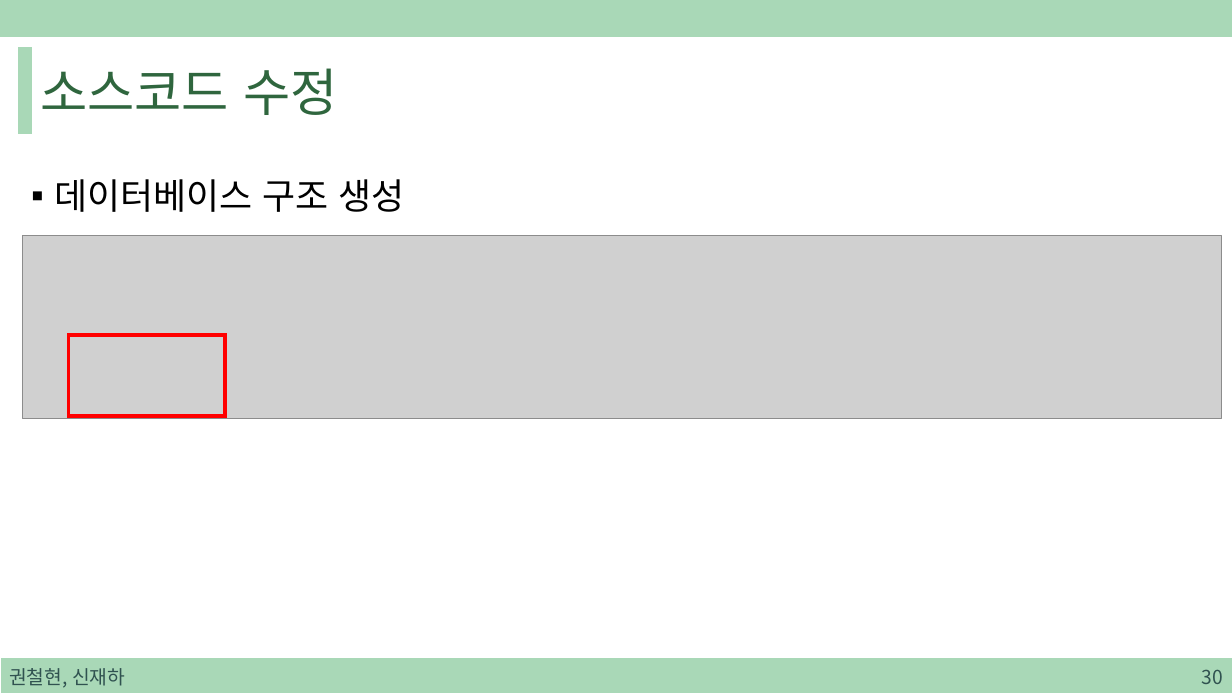
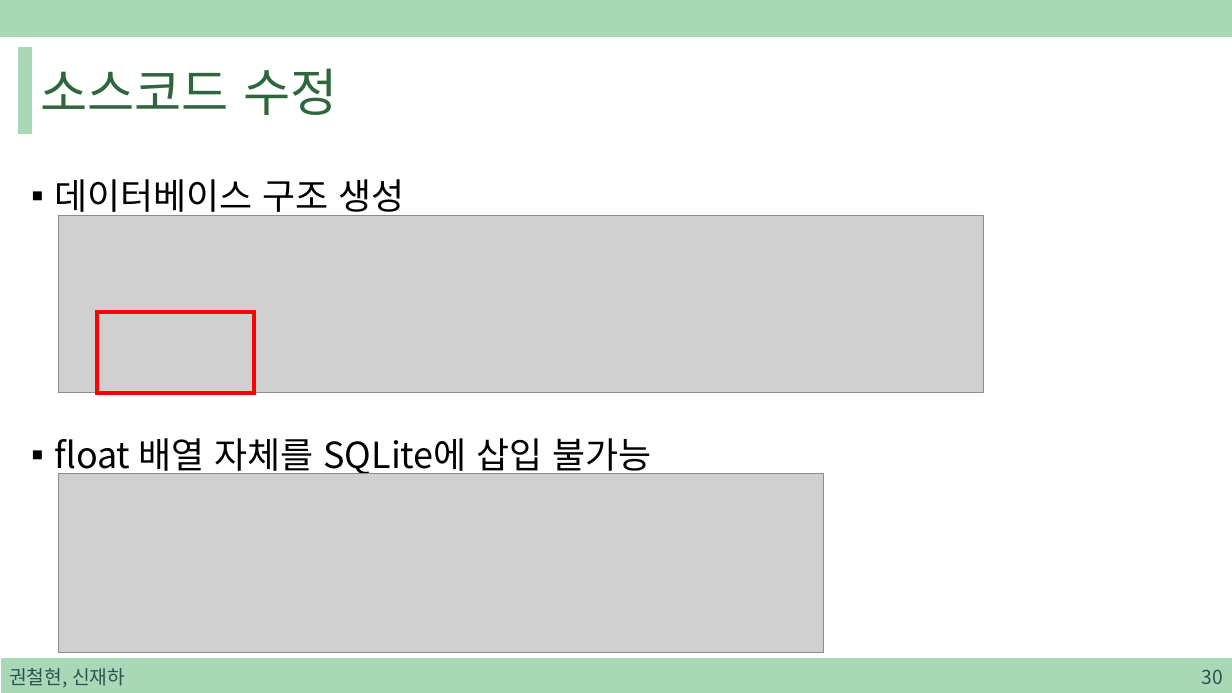
Before and after one commit to sjh4287/capston, a slide deck: slide 30 of 2022.01.21/On-Device Training.pptx. Drawn at 1232x693 pixels with LibreOffice and Linux fonts; fonts in the diff are those of the drawing; grey boxes stand for pictures. Boxes give left, top, right and bottom in pixels: in the first picture for what was removed or moved away, otherwise in the second. Text is boxed around its words. In the diff, an @@ line names an element or a change of style, - is before the commit and + after.

```diff
--- a/2022.01.21/On-Device Training.pptx
+++ b/2022.01.21/On-Device Training.pptx
@@ picture: place and size @@
-picture at bbox=[22, 236, 1222, 419]
+picture at bbox=[58, 215, 984, 393]
@@ rectangle: place and size @@
-rectangle at bbox=[68, 335, 226, 417]
+rectangle at bbox=[97, 312, 254, 394]
@@ text at bbox=[54, 438, 652, 478]: paragraph added @@
+▪ float 배열 자체를 SQLite에 삽입 불가능
@@ picture added at bbox=[58, 474, 823, 653] @@
```
Also in this commit, not shown: 1 other slide changed, 1 slide added.
